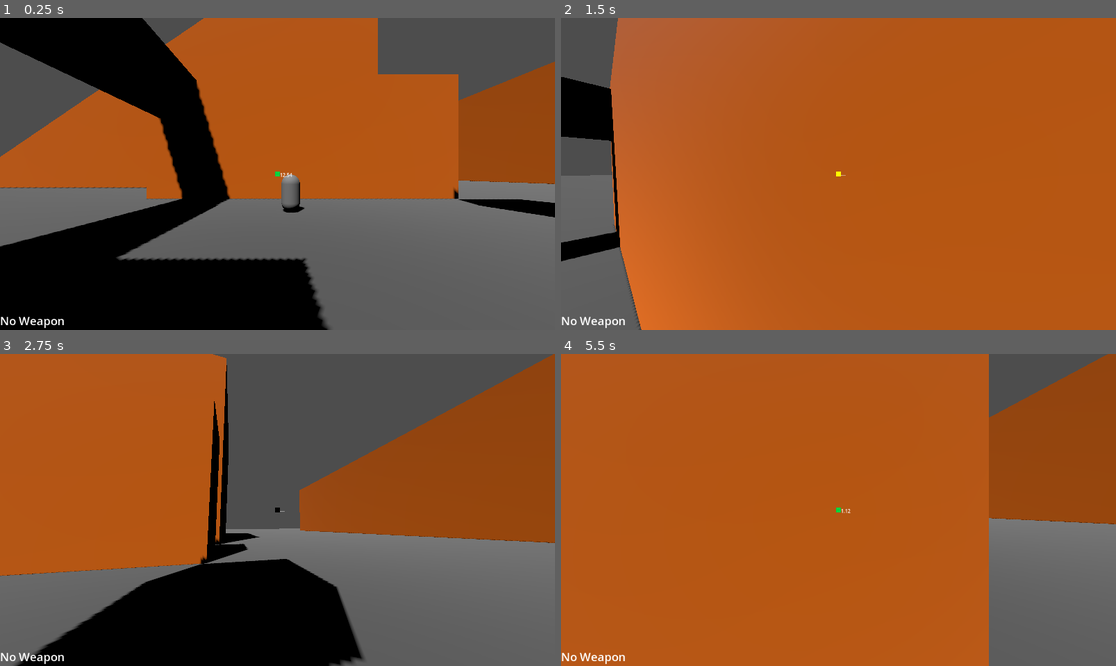
Above: before the commit, frames 1-4 (two rows, left to right).
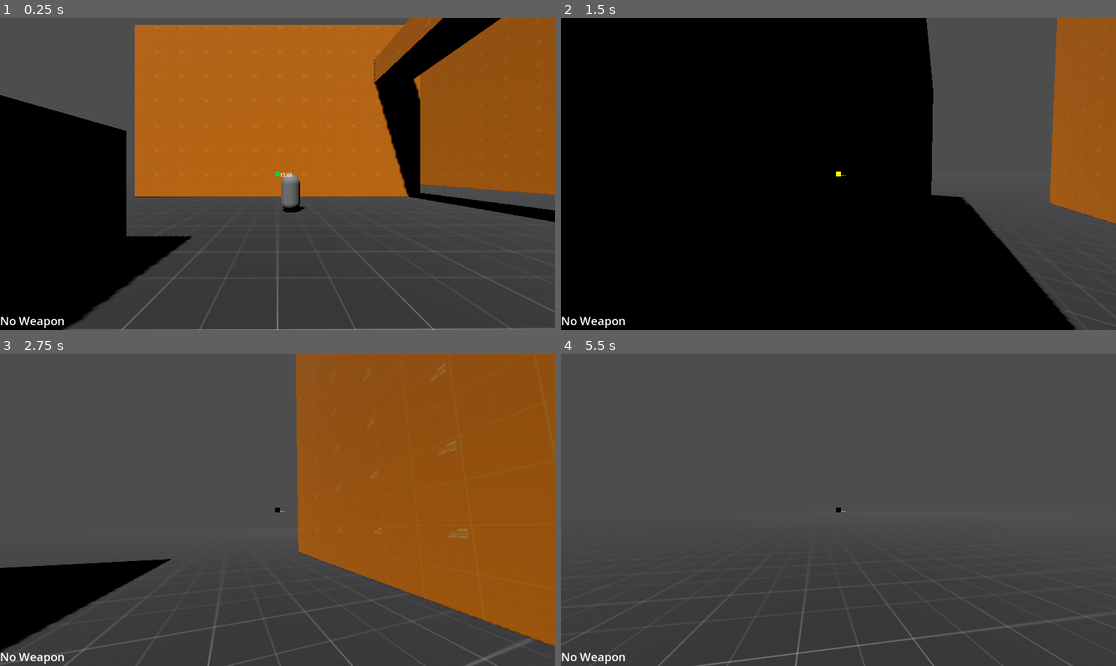
Above: after the commit, the same moments.

Repository: EdmundWohlmuth/Sch-Movement---GODOT
Game: Godot game, scene res://Scenes/Levels/test_level.tscn
Same seed, same stepped clock (60 frames per second), same inputs: the game is played once before the commit and once after it.
Inputs (mouse positions are in pixels of both pictures, inside the frame that each line leads up to):
- Up to frame 1 (0.25 s): no input
- Up to frame 2 (1.5 s): tap Enter (ui_accept) at 0.5 s; move the mouse to (866, 174) at 0.52 s; hold Right mouse button (grapple) 0.53-1.28 s; hold W (move_forward) from 0.53 s (still down); tap Space (jump) at 0.77 s; move the mouse to (810, 174) at 1.27 s; right-click (810, 174) at 1.35 s
- Up to frame 3 (2.75 s): keep holding W (move_forward); tap Space (jump) at 1.52 s; move the mouse to (288, 503) at 2.02 s; hold Right mouse button (grapple) from 2.03 s (still down); tap Ctrl (slide) at 2.1 s
- Up to frame 4 (5.5 s): keep holding W (move_forward); move the mouse to (832, 516) at 2.77 s; release Right mouse button (grapple) at 2.78 s; tap Shift (sprint) at 2.85 s; tap Space (jump) at 3.02, 3.77, 4.52 s; right-click (832, 516) at 3.05 s; move the mouse to (877, 513) at 3.52 s; hold Right mouse button (grapple) 3.53-4.28 s; move the mouse to (794, 506) at 4.27 s; right-click (794, 506) at 4.35 s; move the mouse to (844, 510) at 5.02 s; hold Right mouse button (grapple) from 5.03 s (still down); tap Ctrl (slide) at 5.1 s

The runs differ from the first frame. In frame 1, 64% of the frame differs, in the area x 0-100%, y 0-100%; in frame 2, 95%; in frame 3, 75%; in frame 4, 97%.

Commit message:
Added grid textures

Diff:
--- a/Mats/TestGray.tres
+++ b/Mats/TestGray.tres
@@ -1,4 +1,9 @@
-[gd_resource type="StandardMaterial3D" format=3 uid="uid://cbkyu3m6ymch0"]
+[gd_resource type="StandardMaterial3D" load_steps=2 format=3 uid="uid://cbkyu3m6ymch0"]
+
+[ext_resource type="Texture2D" uid="uid://cf8yh3yhbmpyw" path="res://Textures/Temp tex/kenney_prototype_textures/dark/texture_03.png" id="1_ghkt7"]
 
 [resource]
-albedo_color = Color(0.360784, 0.360784, 0.360784, 1)
+albedo_texture = ExtResource("1_ghkt7")
+uv1_scale = Vector3(0.5, 0.5, 0.5)
+uv1_triplanar = true
+uv1_world_triplanar = true
--- a/Mats/TestOrange.tres
+++ b/Mats/TestOrange.tres
@@ -1,4 +1,9 @@
-[gd_resource type="StandardMaterial3D" format=3 uid="uid://btowfidmpjejc"]
+[gd_resource type="StandardMaterial3D" load_steps=2 format=3 uid="uid://btowfidmpjejc"]
+
+[ext_resource type="Texture2D" uid="uid://3txnqik40jog" path="res://Textures/Temp tex/kenney_prototype_textures/orange/texture_01.png" id="1_ggpro"]
 
 [resource]
-albedo_color = Color(1, 0.470588, 0, 1)
+albedo_texture = ExtResource("1_ggpro")
+uv1_scale = Vector3(0.465, 0.465, 0.465)
+uv1_triplanar = true
+uv1_world_triplanar = true
--- a/Scenes/Levels/test_level.tscn
+++ b/Scenes/Levels/test_level.tscn
@@ -6,130 +6,9 @@
 [ext_resource type="PackedScene" uid="uid://d12tyfkvb4luu" path="res://Scenes/Player/player_char.tscn" id="3_tr2c4"]
 [ext_resource type="PackedScene" uid="uid://cdg7loubbna3d" path="res://Scenes/Enemies/enemy.tscn" id="4_npfmg"]
 
-[sub_resource type="WorldBoundaryShape3D" id="WorldBoundaryShape3D_2sfa5"]
-
-[sub_resource type="PlaneMesh" id="PlaneMesh_wxbyk"]
-
-[sub_resource type="BoxShape3D" id="BoxShape3D_sq151"]
-
-[sub_resource type="BoxMesh" id="BoxMesh_i1qcp"]
-
-[sub_resource type="PhysicsMaterial" id="PhysicsMaterial_db73o"]
-friction = 0.0
-
-[sub_resource type="CylinderShape3D" id="CylinderShape3D_23u5w"]
-height = 0.800478
-
-[sub_resource type="CylinderMesh" id="CylinderMesh_pwcqi"]
-
 [node name="TestLevel" type="Node3D"]
 
 [node name="GameplayUi" parent="." instance=ExtResource("1_8sekd")]
-
-[node name="Floor" type="StaticBody3D" parent="."]
-
-[node name="CollisionShape3D" type="CollisionShape3D" parent="Floor"]
-shape = SubResource("WorldBoundaryShape3D_2sfa5")
-
-[node name="MeshInstance3D" type="MeshInstance3D" parent="Floor"]
-transform = Transform3D(200, 0, 0, 0, 200, 0, 0, 0, 200, 0, 0, 0)
-material_override = ExtResource("1_8yeky")
-mesh = SubResource("PlaneMesh_wxbyk")
-
-[node name="Box" type="StaticBody3D" parent="."]
-transform = Transform3D(15, 0, 0, 0, 15, 0, 0, 0, 15, -11, 7, 11)
-
-[node name="CollisionShape3D" type="CollisionShape3D" parent="Box"]
-shape = SubResource("BoxShape3D_sq151")
-
-[node name="MeshInstance3D" type="MeshInstance3D" parent="Box"]
-material_override = ExtResource("2_dksy8")
-mesh = SubResource("BoxMesh_i1qcp")
-
-[node name="Box2" type="StaticBody3D" parent="."]
-transform = Transform3D(25, 0, 0, 0, 10, 0, 0, 0, 5, 2, 5, -15)
-
-[node name="CollisionShape3D" type="CollisionShape3D" parent="Box2"]
-shape = SubResource("BoxShape3D_sq151")
-
-[node name="MeshInstance3D" type="MeshInstance3D" parent="Box2"]
-material_override = ExtResource("2_dksy8")
-mesh = SubResource("BoxMesh_i1qcp")
-
-[node name="Box3" type="StaticBody3D" parent="."]
-transform = Transform3D(5, 0, 0, 0, 5, 0, 0, 0, 5, 11, 2.51491, 0)
-
-[node name="CollisionShape3D" type="CollisionShape3D" parent="Box3"]
-shape = SubResource("BoxShape3D_sq151")
-
-[node name="MeshInstance3D" type="MeshInstance3D" parent="Box3"]
-material_override = ExtResource("2_dksy8")
-mesh = SubResource("BoxMesh_i1qcp")
-
-[node name="Box4" type="StaticBody3D" parent="."]
-transform = Transform3D(3, 0, 0, 0, 3, 0, 0, 0, 18, -8, 7, -5)
-
-[node name="CollisionShape3D" type="CollisionShape3D" parent="Box4"]
-transform = Transform3D(1, 0, 0, 0, 1, 0, 0, 0, 1, 0, 0.333333, 0)
-shape = SubResource("BoxShape3D_sq151")
-
-[node name="MeshInstance3D" type="MeshInstance3D" parent="Box4"]
-transform = Transform3D(1, 0, 0, 0, 1, 0, 0, 0, 1, 0, 0.333333, 0)
-material_override = ExtResource("2_dksy8")
-mesh = SubResource("BoxMesh_i1qcp")
-
-[node name="Box5" type="StaticBody3D" parent="."]
-transform = Transform3D(5, 0, 0, 0, 5, 0, 0, 0, 5, 11, 17.5149, 0)
-
-[node name="CollisionShape3D" type="CollisionShape3D" parent="Box5"]
-shape = SubResource("BoxShape3D_sq151")
-
-[node name="MeshInstance3D" type="MeshInstance3D" parent="Box5"]
-material_override = ExtResource("2_dksy8")
-mesh = SubResource("BoxMesh_i1qcp")
-
-[node name="Box6" type="StaticBody3D" parent="."]
-transform = Transform3D(25, 0, 0, 0, 25, 0, 0, 0, 25, 2, 12, -35)
-
-[node name="CollisionShape3D" type="CollisionShape3D" parent="Box6"]
-shape = SubResource("BoxShape3D_sq151")
-
-[node name="MeshInstance3D" type="MeshInstance3D" parent="Box6"]
-material_override = ExtResource("2_dksy8")
-mesh = SubResource("BoxMesh_i1qcp")
-
-[node name="Box8" type="StaticBody3D" parent="."]
-transform = Transform3D(37.2001, -14.0673, 0, 25.321, 20.6666, 0, 0, 0, 25, -22.1143, 1.52103, -35)
-physics_material_override = SubResource("PhysicsMaterial_db73o")
-
-[node name="CollisionShape3D" type="CollisionShape3D" parent="Box8"]
-shape = SubResource("BoxShape3D_sq151")
-
-[node name="MeshInstance3D" type="MeshInstance3D" parent="Box8"]
-material_override = ExtResource("2_dksy8")
-mesh = SubResource("BoxMesh_i1qcp")
-
-[node name="Box7" type="StaticBody3D" parent="."]
-transform = Transform3D(15, 0, 0, 0, 25, 0, 0, 0, 200, 63, 12, 11)
-
-[node name="CollisionShape3D" type="CollisionShape3D" parent="Box7"]
-shape = SubResource("BoxShape3D_sq151")
-
-[node name="MeshInstance3D" type="MeshInstance3D" parent="Box7"]
-material_override = ExtResource("2_dksy8")
-mesh = SubResource("BoxMesh_i1qcp")
-
-[node name="Cylindar1" type="StaticBody3D" parent="."]
-transform = Transform3D(20, 0, 0, 0, 20, 0, 0, 0, 20, -25, 19.5149, 11.2379)
-
-[node name="CollisionShape3D" type="CollisionShape3D" parent="Cylindar1"]
-transform = Transform3D(1, 0, 0, 0, 1, 0, 0, 0, 1, 0, -0.65, 0)
-shape = SubResource("CylinderShape3D_23u5w")
-
-[node name="MeshInstance3D" type="MeshInstance3D" parent="Cylindar1"]
-transform = Transform3D(1, 0, 0, 0, 1, 0, 0, 0, 1, 0, -1.25, 0)
-material_override = ExtResource("2_dksy8")
-mesh = SubResource("CylinderMesh_pwcqi")
 
 [node name="PlayerCharacterBody" parent="." instance=ExtResource("3_tr2c4")]
 transform = Transform3D(1, 0, 0, 0, 1, 0, 0, 0, 1, 0, 1, 0)
@@ -141,3 +20,76 @@
 
 [node name="EnemyBody" parent="." instance=ExtResource("4_npfmg")]
 transform = Transform3D(1, 0, 0, 0, 1, 0, 0, 0, 1, 0.715223, 1, -8.45727)
+
+[node name="WORLD_MESH" type="Node3D" parent="."]
+
+[node name="Floor" type="CSGBox3D" parent="WORLD_MESH"]
+transform = Transform3D(0.999996, -0.00245766, 0.00102346, 0.00245869, 0.999997, -0.00100164, -0.00102099, 0.00100415, 0.999999, -2.49885, -0.470545, 0.00208612)
+material_override = ExtResource("1_8yeky")
+calculate_tangents = false
+use_collision = true
+collision_priority = 20.0
+size = Vector3(500, 0.971191, 500)
+metadata/_edit_lock_ = true
+
+[node name="CSGBox1" type="CSGBox3D" parent="WORLD_MESH"]
+transform = Transform3D(1, 0, 0, 0, 1, 0, 0, 0, 1, 0, 7.55692, -26.141)
+material_override = ExtResource("2_dksy8")
+use_collision = true
+size = Vector3(25, 15, 25)
+
+[node name="CSGBox2" type="CSGBox3D" parent="WORLD_MESH"]
+transform = Transform3D(1, 0, 0, 0, 1, 0, 0, 0, 1, 33, 12.5569, 1.85902)
+material_override = ExtResource("2_dksy8")
+use_collision = true
+size = Vector3(15, 25, 96)
+
+[node name="CSGBox3" type="CSGBox3D" parent="WORLD_MESH"]
+transform = Transform3D(1, 0, 0, 0, 1, 0, 0, 0, 1, 8, 10.0227, 41.859)
+material_override = ExtResource("2_dksy8")
+use_collision = true
+size = Vector3(15, 20, 15)
+
+[node name="CSGBox4" type="CSGBox3D" parent="WORLD_MESH"]
+transform = Transform3D(1, 0, 0, 0, 1, 0, 0, 0, 1, -6, 18.5227, 41.859)
+material_override = ExtResource("2_dksy8")
+use_collision = true
+size = Vector3(13, 3, 9)
+
+[node name="CSGBox6" type="CSGBox3D" parent="WORLD_MESH"]
+transform = Transform3D(1, 0, 0, 0, 1, 0, 0, 0, 1, -6, 1.52269, 13.859)
+material_override = ExtResource("2_dksy8")
+use_collision = true
+size = Vector3(13, 3, 9)
+
+[node name="CSGBox8" type="CSGBox3D" parent="WORLD_MESH"]
+transform = Transform3D(1, 0, 0, 0, 1, 0, 0, 0, 1, -7.5, 4.52269, 11.359)
+material_override = ExtResource("2_dksy8")
+use_collision = true
+size = Vector3(4, 3, 4)
+
+[node name="CSGBox9" type="CSGBox3D" parent="WORLD_MESH"]
+transform = Transform3D(1, 0, 0, 0, 1, 0, 0, 0, 1, 10, 11.0227, 10.359)
+material_override = ExtResource("2_dksy8")
+use_collision = true
+size = Vector3(3, 2, 48)
+
+[node name="CSGBox7" type="CSGBox3D" parent="WORLD_MESH"]
+transform = Transform3D(-4.37114e-08, 0, 1, 0, 1, 0, -1, 0, -4.37114e-08, -8.0146, 1.52269, 2.87422)
+material_override = ExtResource("2_dksy8")
+use_collision = true
+size = Vector3(13, 3, 9)
+
+[node name="CSGBox5" type="CSGBox3D" parent="WORLD_MESH"]
+transform = Transform3D(1, 0, 0, 0, 1, 0, 0, 0, 1, -9.5146, 11.5227, 41.3742)
+material_override = ExtResource("2_dksy8")
+use_collision = true
+size = Vector3(2, 11, 2)
+
+[node name="CSGCylinder3D" type="CSGCylinder3D" parent="WORLD_MESH"]
+transform = Transform3D(1, 0, 0, 0, 1, 0, 0, 0, 1, -6, 1, 41.8737)
+material_override = ExtResource("2_dksy8")
+use_collision = true
+radius = 10.0
+height = 10.0
+sides = 64
--- a/Scenes/Managers/Weapon_Manager.tscn
+++ b/Scenes/Managers/Weapon_Manager.tscn
@@ -5,8 +5,6 @@
 
 [node name="WeaponManager" type="Node3D"]
 script = ExtResource("1_2c3qj")
-current_weapon = null
-is_player = null
 
 [node name="Node" type="Node" parent="."]
 
--- a/Scripts/PlayerChar/player_char.gd
+++ b/Scripts/PlayerChar/player_char.gd
@@ -69,6 +69,7 @@
   Input.mouse_mode = Input.MOUSE_MODE_CAPTURED
   weapon_manager.is_player = true
   weapon_manager.node_owner = self
+  up_direction = Vector3.UP
 
 # Handles the mouse looking
 func _input(event):
@@ -85,11 +86,11 @@
   if is_on_floor() || is_on_wall:
     if available_jumps != total_jumps: available_jumps = total_jumps
 
-    if wallrun_shape_cast.is_colliding(): press_to_wall(delta) ## ADD SLIDING DOWN WALL WHENNOT MOVING
+    if wallrun_shape_cast.is_colliding(): press_to_wall(delta) ## ADD SLIDING DOWN WALL WHEN NOT MOVING
 
     if !is_on_wall:
       crouch_slide(delta)
-      slope_stick(delta)
+      #slope_stick(delta)
 
     handle_movement(delta)
   elif !is_on_floor() || !is_on_wall:
@@ -102,7 +103,6 @@
   elif Input.is_action_just_released("grapple") && is_grappling: grapple_end()
 
   set_crosshair_juice()
-
 
   handle_jump()
   #juice()
@@ -261,6 +261,8 @@
 
 func weapon_steal():
   var cast_target = grapple_cast.get_collider()
+  if cast_target.weapon_manager.current_weapon == weapon_manager.weapons.MELEE: return #or pull
+
   weapon_manager.set_weapon(cast_target.weapon_manager.current_weapon)
   cast_target.weapon_manager.set_weapon(weapon_manager.weapons.MELEE, true)
 
Not shown: 1 places in Scenes/Levels/test_level.tscn that only renumber resources
Not shown, added: Textures/Temp tex/kenney_prototype_textures/LICENSE.txt
Binary file added: Textures/Temp tex/kenney_prototype_textures/dark/texture_01.png
Not shown, added: Textures/Temp tex/kenney_prototype_textures/dark/texture_01.png.import
Binary file added: Textures/Temp tex/kenney_prototype_textures/dark/texture_02.png
Not shown, added: Textures/Temp tex/kenney_prototype_textures/dark/texture_02.png.import
Binary file added: Textures/Temp tex/kenney_prototype_textures/dark/texture_03.png
Not shown, added: Textures/Temp tex/kenney_prototype_textures/dark/texture_03.png.import
Binary file added: Textures/Temp tex/kenney_prototype_textures/dark/texture_04.png
Not shown, added: Textures/Temp tex/kenney_prototype_textures/dark/texture_04.png.import
Binary file added: Textures/Temp tex/kenney_prototype_textures/dark/texture_05.png
Not shown, added: Textures/Temp tex/kenney_prototype_textures/dark/texture_05.png.import
(and 146 more such lines)
